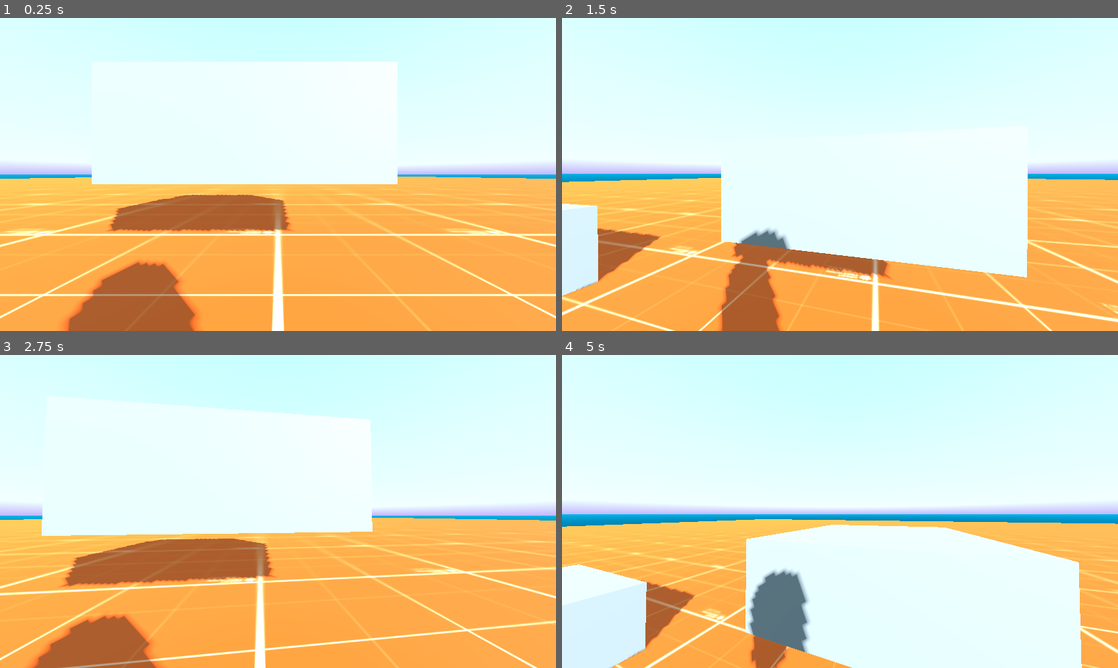
Above: before the commit, frames 1-4 (two rows, left to right).
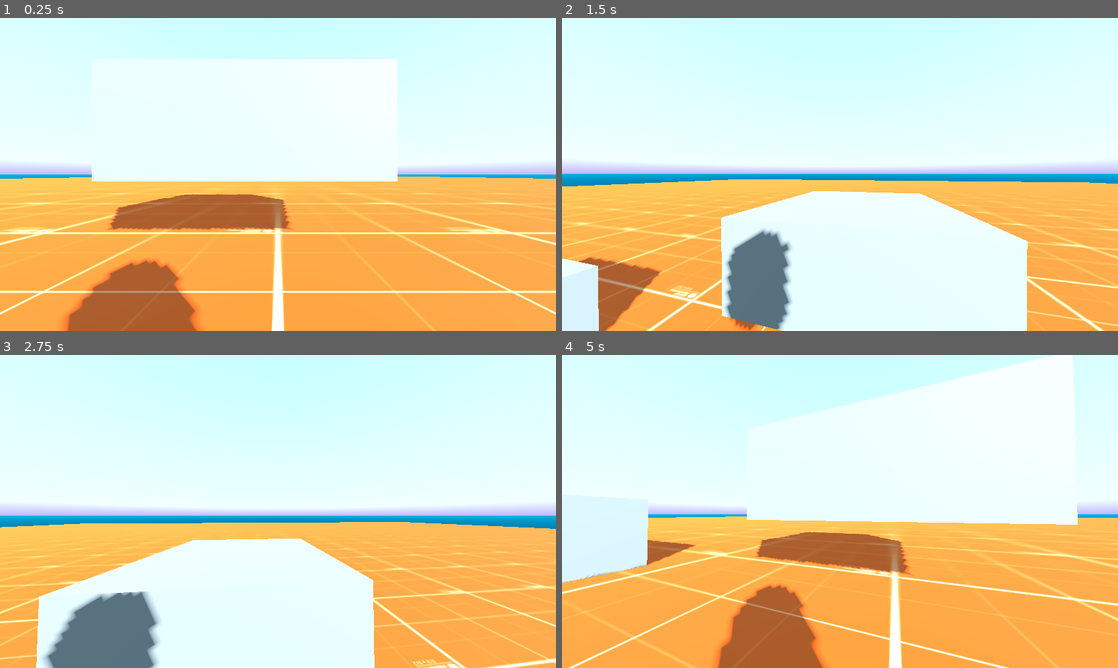
Above: after the commit, the same moments.

Repository: init-Sense/octant
Game: Godot game, scene res://scenes/octagon.tscn
The game is run twice, just before and just after one commit, with the same random seed, the same clock (stepped at 60 frames per second) and the same inputs. A sky picture missing from this copy of the repository is replaced by a grey-blue gradient.
Inputs (mouse positions are in pixels of both pictures, inside the frame that each line leads up to):
- Up to frame 1 (0.25 s): no input
- Up to frame 2 (1.5 s): move the mouse to (867, 174) at 0.52 s; hold Q (debug_crouch_up) from 0.53 s (still down); tap Space (jump) at 0.6, 0.77, 1.07 s; move the mouse to (812, 174) at 1.27 s; tap Shift (sprint) at 1.35 s
- Up to frame 3 (2.75 s): keep holding Q (debug_crouch_up); tap Space (jump) at 1.52, 1.55, 1.82, 2.1 s; move the mouse to (289, 505) at 2.02 s
- Up to frame 4 (5 s): keep holding Q (debug_crouch_up); move the mouse to (834, 517) at 2.77 s; tap Shift (sprint) at 2.85, 4.35 s; tap Space (jump) at 3.02, 3.05, 3.32, 3.6, 3.77, 4.07, 4.52, 4.55, 4.82 s; move the mouse to (878, 514) at 3.52 s; move the mouse to (795, 508) at 4.27 s

The runs differ from the first frame. In frame 1, 5.6% of the frame differs, in the area x 0-100%, y 13-100%; in frame 2, 26%; in frame 3, 33%; in frame 4, 45%, in the area x 0-100%, y 0-100%.

Commit message:
fix: now jump works again and diminished movement while in air

Diff:
--- a/scenes/player/player.tscn
+++ b/scenes/player/player.tscn
@@ -29,6 +29,8 @@
 [node name="Collision" type="CollisionShape3D" parent="."]
 unique_name_in_owner = true
 shape = SubResource("CapsuleShape3D_vyse8")
+
+[node name="RayCast3D" type="RayCast3D" parent="."]
 
 [node name="Head" type="Node3D" parent="."]
 unique_name_in_owner = true
--- a/scripts/player/gravity.gd
+++ b/scripts/player/gravity.gd
@@ -2,9 +2,9 @@
 
 
 @onready var player: CharacterBody3D = $"../.."
-@onready var player_movement: PlayerMovement3D = %Movement
+@onready var movement: PlayerMovement3D = %Movement
 
-const GRAVITY : float = 9.8
+const GRAVITY : float = 16
 
 
 #region LIFECYCLE
@@ -15,8 +15,7 @@
 
 #region GRAVITY
 func apply_gravity(delta) -> void:
-	if not player.is_on_floor():
-		player_movement.velocity.y -= GRAVITY * delta
-	else:
-		player_movement.velocity.y = -0.1
+	movement.velocity_vector.y -= GRAVITY * delta
+	if player.is_on_floor() and movement.velocity_vector.y < 0:
+		movement.velocity_vector.y = -0.1
 #endregion
--- a/scripts/player/head_bob.gd
+++ b/scripts/player/head_bob.gd
@@ -25,7 +25,7 @@
 
 #region LIFECYCLE
 func _physics_process(delta: float) -> void:
-	if player.is_moving():
+	if player.is_moving() and not player.is_jumping():
 		apply_head_bob(delta)
 	elif is_bobbing:
 		smooth_reset_head_bob(delta)
@@ -51,6 +51,6 @@
 
 
 func handle_bob_wave() -> void:
-	current_amplitude = DEFAULT_AMPLITUDE * player_movement.velocity.length() * AMPLITUDE_FACTOR
-	current_frequency = DEFAULT_FREQUENCY * player_movement.velocity.length() * FREQUENCY_FACTOR
+	current_amplitude = DEFAULT_AMPLITUDE * player_movement.velocity_vector.length() * AMPLITUDE_FACTOR
+	current_frequency = DEFAULT_FREQUENCY * player_movement.velocity_vector.length() * FREQUENCY_FACTOR
 #endregion
--- a/scripts/player/jump.gd
+++ b/scripts/player/jump.gd
@@ -1,31 +1,29 @@
 extends Node
 class_name PlayerJump3D
 
-
 @onready var player: CharacterBody3D = $"../.."
+@onready var movement: PlayerMovement3D = %Movement
 
 const JUMPING_SPEED: float = 10.0
-
 var has_jumped: bool = false
-var jump_velocity: Vector3
 
 
 #region LIFECYCLE
 func _physics_process(_delta: float) -> void:
-		handle_jump()
+	handle_jump()
+	ground_check()
 #endregion
 
 
 #region JUMP
 func handle_jump() -> void:
-	if player.is_jumping():
+	if player.is_jumping() and player.is_on_floor() and not has_jumped:
+		movement.velocity_vector.y = JUMPING_SPEED
 		has_jumped = true
-		player.velocity += Vector3(0.0, JUMPING_SPEED, 0.0)
-		player.move_and_slide()
 
-		await get_tree().create_timer(0.1).timeout
 
-		if has_jumped and player.is_on_floor():
-			has_jumped = false
-			player.set_action_grounded()
+func ground_check() -> void:
+	if has_jumped and player.is_on_floor() and movement.velocity_vector.y <= 0:
+		has_jumped = false
+		player.set_action_grounded()
 #endregion
--- a/scripts/player/movement.gd
+++ b/scripts/player/movement.gd
@@ -3,10 +3,10 @@
 
 
 #region VARIABLES
-const WALKING_SPEED: float = 5.0
+const WALKING_SPEED: float = 3.0
 const MOVEMENT_DAMPING: float = 0.01
 
-var velocity: Vector3 = Vector3.ZERO
+var velocity_vector: Vector3 = Vector3.ZERO
 var current_speed: float = WALKING_SPEED
 #endregion
 
@@ -20,7 +20,7 @@
 #region LIFECYCLE
 func _ready() -> void:
 	#print("PlayerMovement3D ready. player: ", player, ", camera: ", camera)
-	print_velocity_coroutine()
+	#print_velocity_coroutine()
 	pass
 
 
@@ -32,34 +32,42 @@
 
 #region MOVEMENT
 func set_movement_velocity(delta) -> void:
-	if player.is_moving():
-		var movement_direction = Vector3.ZERO
-		if player.is_moving_forward():
-			movement_direction = -camera.global_transform.basis.z.normalized()
-		elif player.is_moving_backward():
-			movement_direction = camera.global_transform.basis.z.normalized()
+	var input_dir = Vector3.ZERO
+	if player.is_moving_forward():
+		input_dir -= camera.global_transform.basis.z
+	elif player.is_moving_backward():
+		input_dir += camera.global_transform.basis.z
 
-		velocity.x = movement_direction.normalized().x * current_speed
-		velocity.z = movement_direction.normalized().z * current_speed
+	input_dir = input_dir.normalized()
 
+	if player.is_on_floor():
+		velocity_vector.x = input_dir.x * current_speed
+		velocity_vector.z = input_dir.z * current_speed
 	else:
-		velocity.x *= pow(MOVEMENT_DAMPING, delta)
-		velocity.z *= pow(MOVEMENT_DAMPING, delta)
+		# Apply less control in the air
+		velocity_vector.x = lerp(velocity_vector.x, input_dir.x * current_speed, delta * 2.0)
+		velocity_vector.z = lerp(velocity_vector.z, input_dir.z * current_speed, delta * 2.0)
+
+	if not player.is_moving():
+		velocity_vector.x *= pow(MOVEMENT_DAMPING, delta)
+		velocity_vector.z *= pow(MOVEMENT_DAMPING, delta)
 
 
 func move_player() -> void:
-	player.velocity = velocity
+	player.velocity.x = velocity_vector.x
+	player.velocity.z = velocity_vector.z
+	player.velocity.y = velocity_vector.y
 	player.move_and_slide()
 
 
 func get_movement_velocity() -> Vector3:
-	return velocity
+	return velocity_vector
 #endregion
 
 
 #region UTILS
 func print_velocity_coroutine() -> void:
 	while true:
-		print("Velocity: ", Vector2(velocity.x, velocity.z).length())
+		print("Velocity: ", Vector2(velocity_vector.x, velocity_vector.z).length())
 		await get_tree().create_timer(0.2).timeout
 #endregion
--- a/scripts/player/sprint.gd
+++ b/scripts/player/sprint.gd
@@ -5,7 +5,7 @@
 @onready var movement: PlayerMovement3D = %Movement
 
 
-const SPRINT_SPEED: float = 10.0
+const SPRINT_SPEED: float = 7.0
 
 
 #region LIFECYCLE
